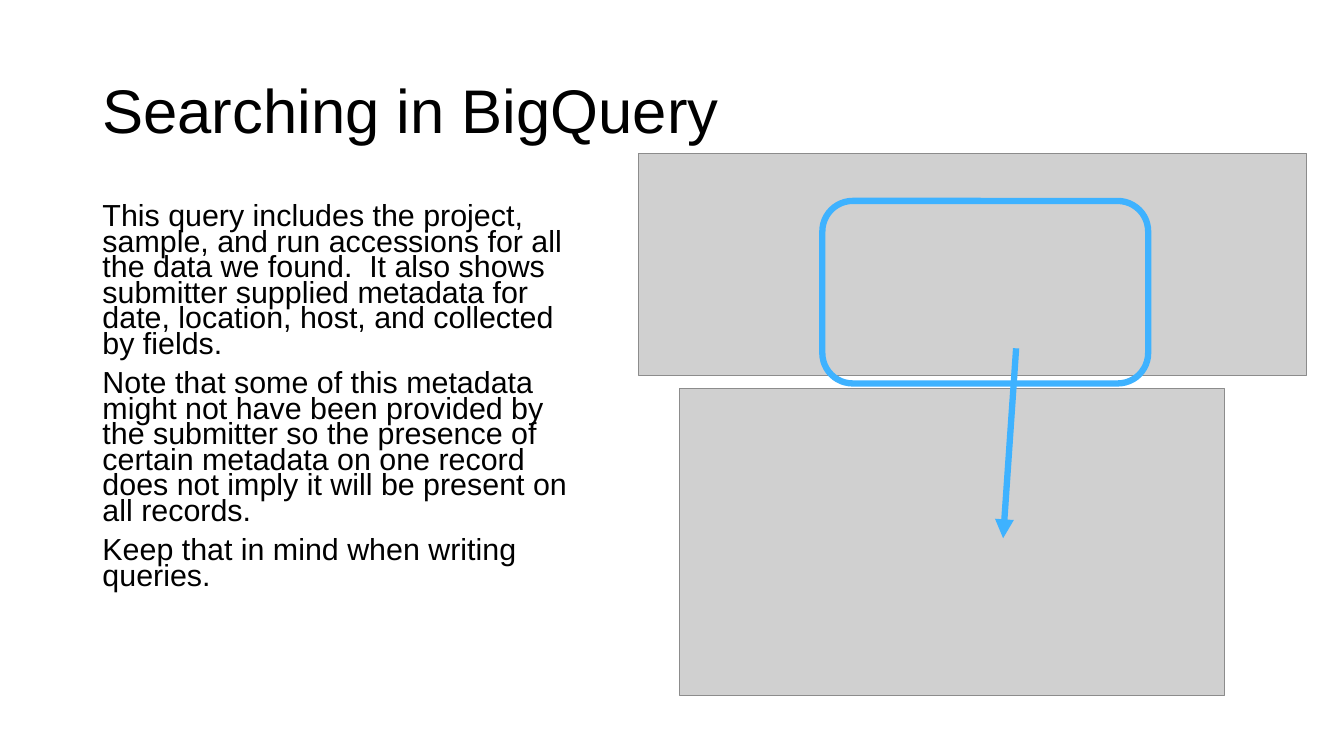
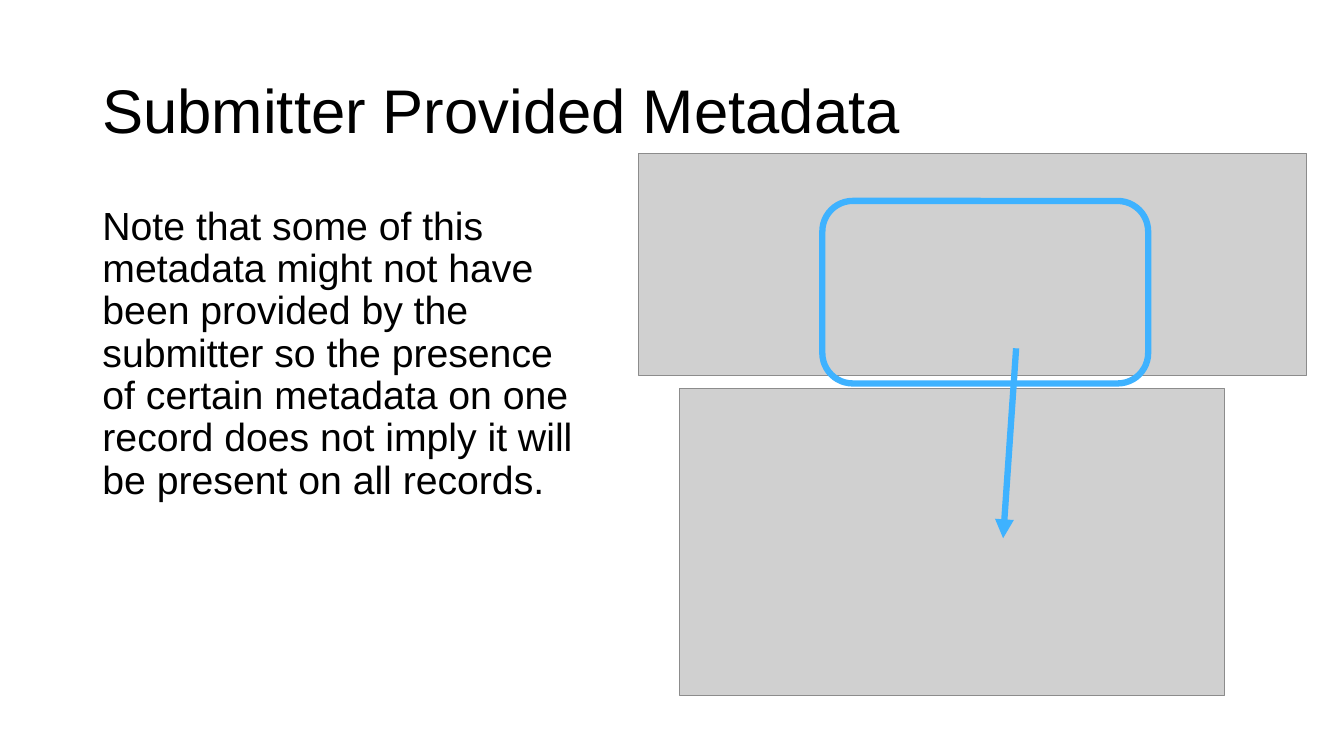
Before and after one commit to ncbi/ASHG-Workshop-2021, a slide deck: slide 11 of Interactive_ASHG.pptx (slide 19 before the commit). Drawn at 1344x756 pixels with LibreOffice and Linux fonts; fonts in the diff are those of the drawing; grey boxes stand for pictures; background and template pictures are left out. Boxes give left, top, right and bottom in pixels: in the first picture for what was removed or moved away, otherwise in the second. Text is boxed around its words. In the diff, an @@ line names an element or a change of style, - is before the commit and + after.

```diff
--- a/Interactive_ASHG.pptx
+++ b/Interactive_ASHG.pptx
@@ title at box(102, 88, 900, 134): text changed @@
-Searching in BigQuery
+Submitter Provided Metadata
@@ text "Note that some of this ..." at box(102, 211, 572, 502): size 21.7 to 28 pt; line spacing 0.7 to 0.9 @@
@@ text at box(102, 204, 561, 360): paragraph removed @@
-This query includes the project, sample, and run accessions for all the data we found. It also shows submitter supplied metadata for date, location, host, and collected by fields.
@@ text at box(102, 538, 516, 592): paragraph removed @@
-Keep that in mind when writing queries.
```
Also in this commit, not shown: 7 other slides changed, 1 slide added, 9 slides removed.
